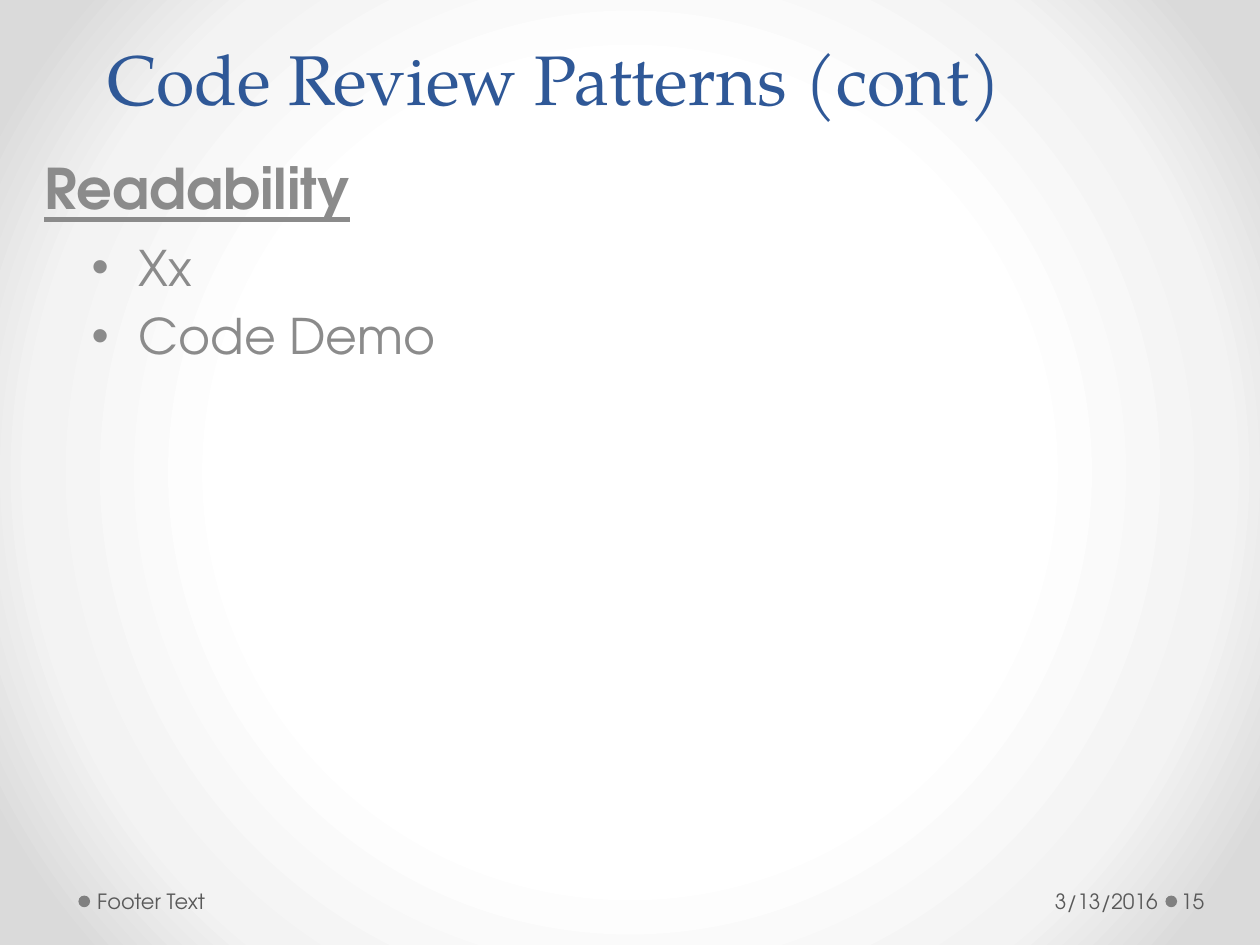
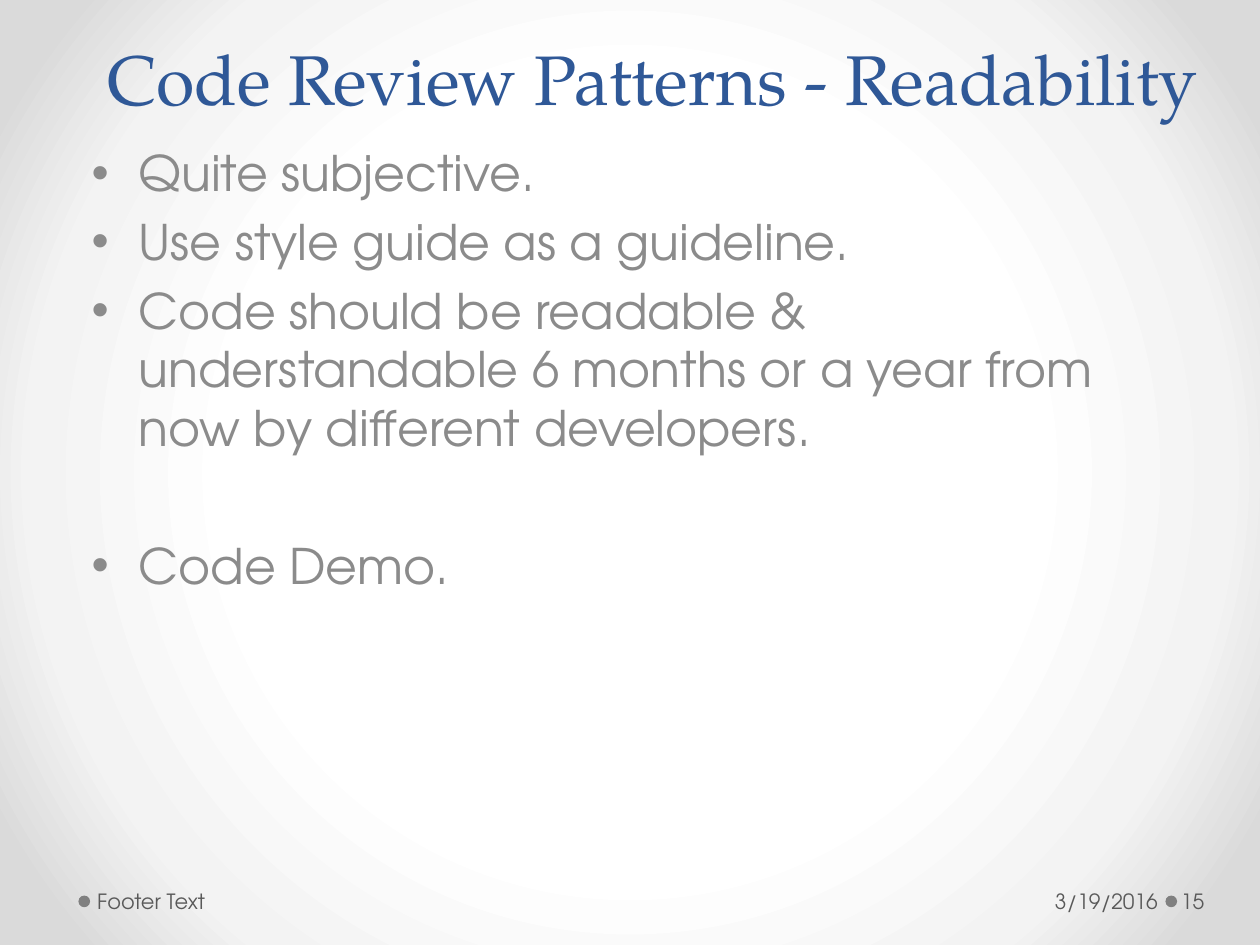
Before and after one commit to h-t-tran/brown, a slide deck: slide 15 of codereview/tech-presentation-effective-codereview.pptx. Drawn at 1260x945 pixels with LibreOffice and Linux fonts; fonts in the diff are those of the drawing. Boxes give left, top, right and bottom in pixels: in the first picture for what was removed or moved away, otherwise in the second. Text is boxed around its words. In the diff, an @@ line names an element or a change of style, - is before the commit and + after.

Commit message:
add code review code

```diff
--- a/codereview/tech-presentation-effective-codereview.pptx
+++ b/codereview/tech-presentation-effective-codereview.pptx
@@ title at bbox=[107, 54, 1197, 125]: text changed @@
-Code Review Patterns (cont)
+Code Review Patterns - Readability
@@ subtitle removed at bbox=[44, 166, 350, 222] @@
-Readability
@@ text at bbox=[139, 154, 1093, 585]: text changed @@
-• Xx
-• Code Demo
+• Quite subjective.
+• Use style guide as a guideline.
+• Code should be readable & understandable 6 months or a year from now by different developers.
+• Code Demo.
@@ text at bbox=[1055, 893, 1158, 912]: text changed @@
-3/13/2016
+3/19/2016
```
Also in this commit, not shown: 22 other slides changed, 2 slides added, 7 other files.
